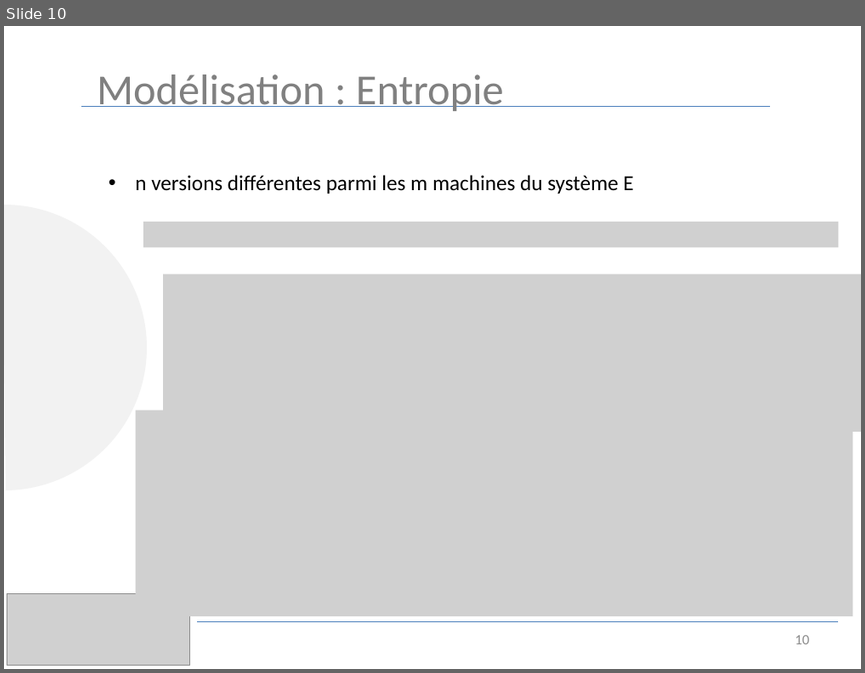
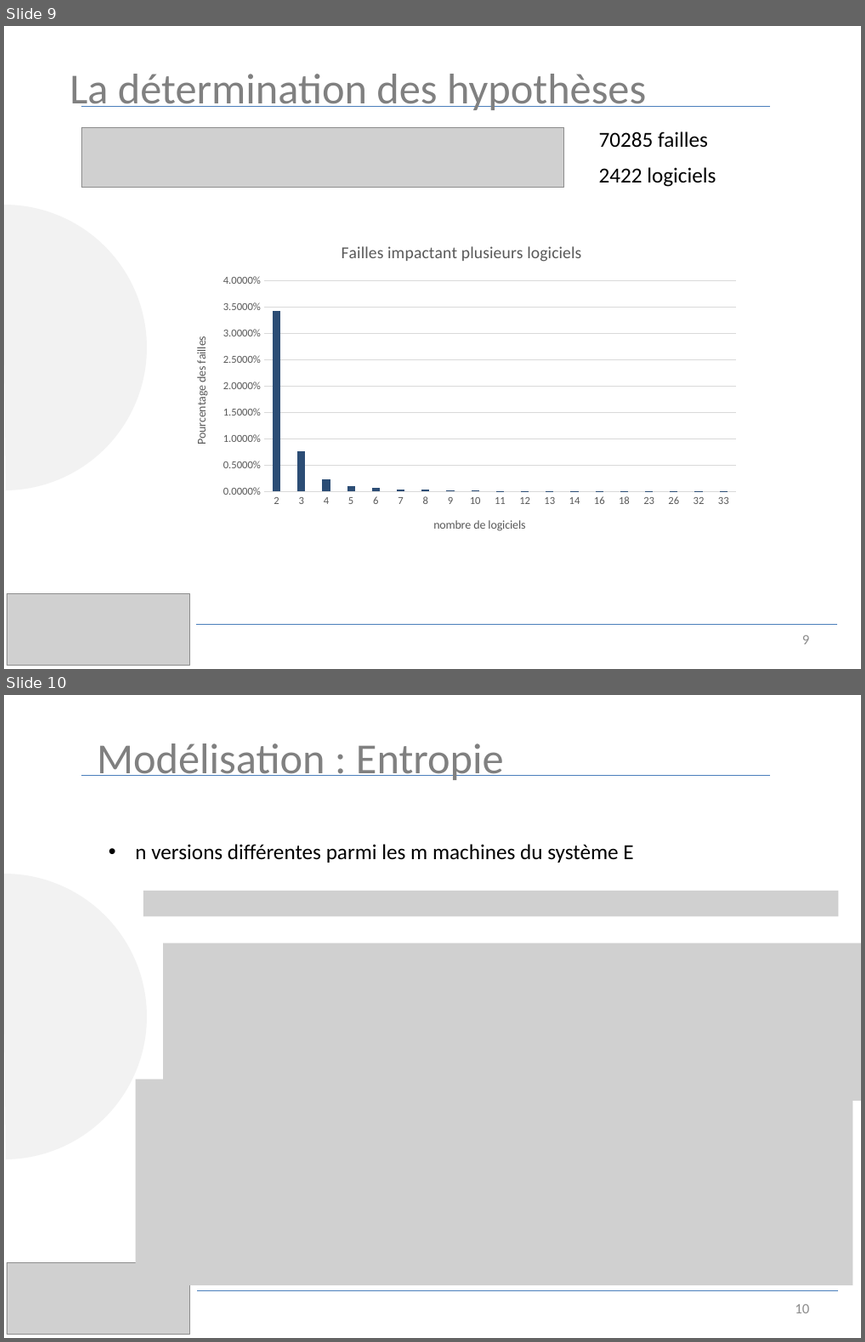
Before and after one commit to luinaudt/inf6422, a slide deck: lab3/presentation.pptx. Shown one above the other, each under a label of ours: slide 10 before the commit, slides 9 and 10 after it. The pictures are 865x673 and 865x1342 pixels, drawn with LibreOffice and Linux fonts; fonts in the diff are those of the drawing; grey boxes stand for pictures. Boxes give left, top, right and bottom in pixels: in the first picture for what was removed or moved away, otherwise in the second. Text is boxed around its words. In the diff, an @@ line names an element or a change of style, - is before the commit and + after.

```diff
--- a/lab3/presentation.pptx
+++ b/lab3/presentation.pptx
@@ slide 9 added at (4,26,861,669), background #FFFFFF @@
@@ text added at (69,74,646,110), 36 pt, text #808080 @@
+La détermination des hypothèses
@@ line added from (82, 107) to (770, 107), #4B7EBC 0.75 pt @@
@@ picture added at (82,127,564,188) @@
@@ text added at (599,131,708,148), 18 pt, text #000000 @@
+70285 failles
@@ text added at (599,167,715,187), 18 pt, text #000000 @@
+2422 logiciels
@@ arc (boxed as its full ellipse) added at (4,204,146,489), fill #F2F2F2 @@
@@ column chart added at (177,226,748,550) @@
+title "Failles impactant plusieurs logiciels "
+categories: 2, 3, 4, 5, 6, 7, 8, 9, 10, 11, 12, 13, 14, 16, 18, 23, 26, 32, 33
+Series 1: 0.034, 0.008, 0.002, 0.001, 0.001, 0, 0, 0, 0, 0, 0, 0, 0, 0, 0, 0, 0, 0, 0
@@ picture added at (7,593,190,664) @@
@@ line added from (196, 624) to (837, 624), #4B7EBC 0.75 pt @@
@@ page number added at (802,635,809,644), 12 pt, text #8C8C8C @@
+9
```
Also in this commit, not shown: 16 slides changed, 5 other slides added, 4 slides removed.
